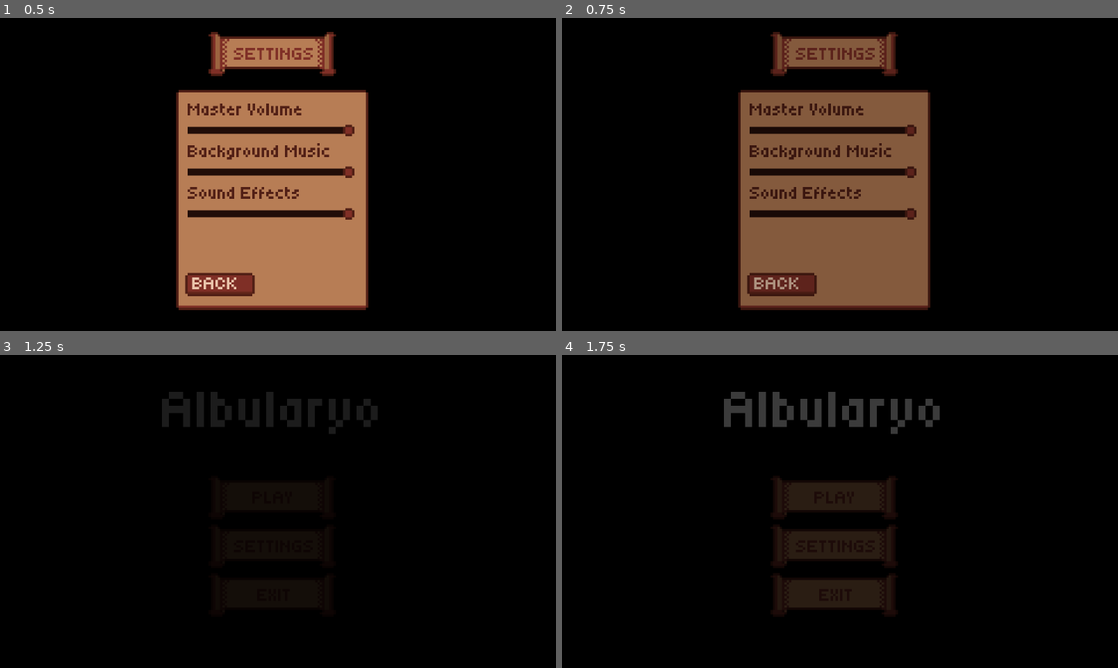
Above: before the commit, frames 1-4 (two rows, left to right).
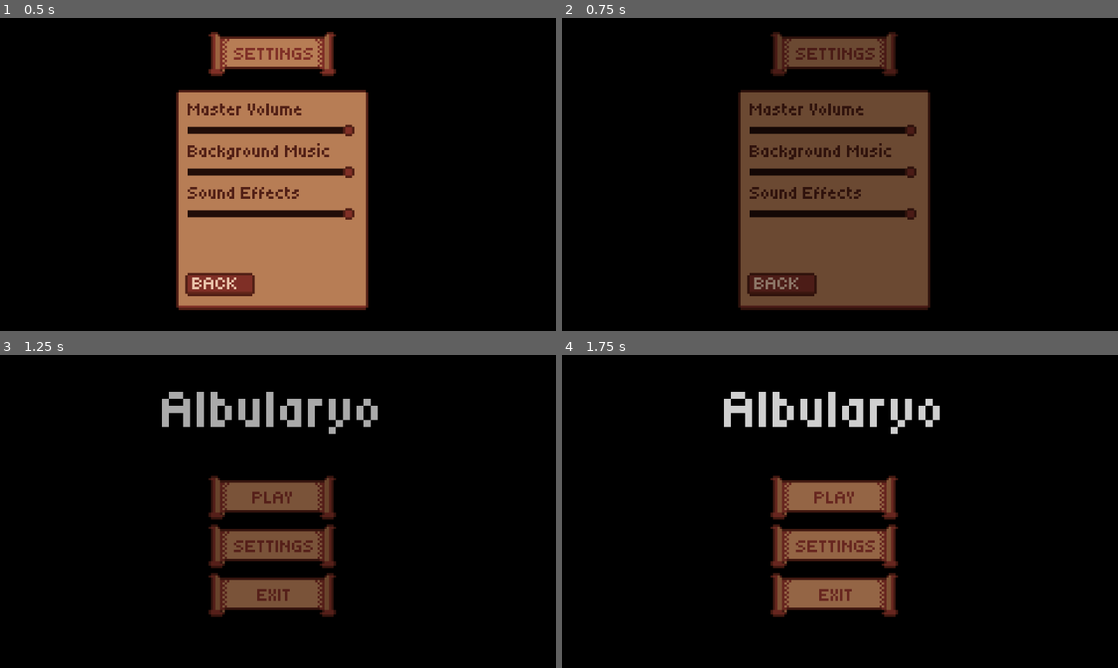
Above: after the commit, the same moments.

Repository: HansSorongon/albularyo_gamedes
Game: Godot game, scene res://scenes/main/settings.tscn
The game is run twice, just before and just after one commit, with the same random seed, the same clock (stepped at 60 frames per second) and the same inputs. This scene is started directly instead of the project's main scene.
Inputs (mouse positions are in pixels of both pictures, inside the frame that each line leads up to):
- Up to frame 1 (0.5 s): no input
- Up to frame 2 (0.75 s): tap Enter at 0.5 s; drag from (784, 284) to (895, 105) at 0.52 s
- Up to frame 3 (1.25 s): no input
- Up to frame 4 (1.75 s): drag from (834, 498) to (812, 574) at 1.27 s

Frame 1 is identical in both runs. In frame 2, 20% of the frame differs, in the area x 32-66%, y 6-92%; in frame 3, 9.2%; in frame 4, 9.2%.

Commit message:
fix: minor bugfixes

Diff:
--- a/project.godot
+++ b/project.godot
@@ -11,7 +11,7 @@
 [application]
 
 config/name="Albularyo"
-run/main_scene="uid://lpw0hc116s01"
+run/main_scene="uid://cvhtpwumormog"
 config/features=PackedStringArray("4.5", "Forward Plus")
 config/icon="res://icon.svg"
 
--- /dev/null
+++ b/scenes/main/clouds.gdshader
@@ -0,0 +1,57 @@
+shader_type canvas_item;
+
+uniform vec4 cloud_color : source_color = vec4(1.0, 1.0, 1.0, 0.8);
+uniform vec4 sky_color : source_color = vec4(0.4, 0.6, 0.9, 1.0);
+uniform float speed : hint_range(0.0, 0.2) = 0.02;
+uniform float scale : hint_range(1.0, 20.0) = 4.0; // Lower = bigger clouds
+uniform float pixel_size : hint_range(0.005, 0.1) = 0.025; // Bigger pixels = less grainy pixel art
+uniform float edge_border : hint_range(0.0, 0.3) = 0.12; // Extends sampling to avoid cut-off edges
+
+// Improved value noise (same as original but cleaner)
+float random(vec2 uv) {
+    return fract(sin(dot(uv, vec2(12.9898, 78.233))) * 43758.5453);
+}
+
+float noise(vec2 uv) {
+    vec2 i = floor(uv);
+    vec2 f = fract(uv);
+    float a = random(i);
+    float b = random(i + vec2(1.0, 0.0));
+    float c = random(i + vec2(0.0, 1.0));
+    float d = random(i + vec2(1.0, 1.0));
+    vec2 u = f * f * (3.0 - 2.0 * f); // Smooth hermite interpolation
+    return mix(a, b, u.x) + (c - a) * u.y * (1.0 - u.x) + (d - b) * u.x * u.y;
+}
+
+// Fewer octaves = less grain, blockier pixel art clouds
+float fbm(vec2 uv) {
+    float value = 0.0;
+    float amplitude = 0.5;
+    value += amplitude * noise(uv); uv *= 2.0; amplitude *= 0.5;
+    value += amplitude * noise(uv); uv *= 2.0; amplitude *= 0.5; // Only 2 octaves
+    // value += amplitude * noise(uv); // Uncomment for subtle detail
+    return value;
+}
+
+void fragment() {
+    // Extend UV beyond 0-1 to spill clouds over Rect edges (no straight cut-offs!)
+    vec2 extended_uv = UV * (1.0 + edge_border * 2.0) - edge_border;
+
+    // Pixelate to grid (use round() for perfectly centered pixels)
+    vec2 pixelated_uv = round(extended_uv / pixel_size) * pixel_size;
+
+    // Scroll & scale for clouds
+    vec2 uv = pixelated_uv * scale;
+    uv.x += TIME * speed;
+
+    // Generate puffy cloud pattern (pow for sharper bottoms, classic cloud shape)
+    float density = fbm(uv * 0.8) * 0.6 + fbm(uv * 0.4) * 0.4; // Multi-layer for puffiness
+    float cloud_pattern = pow(density, 1.2); // Sharper, more defined clouds
+
+    // Sharp threshold for pixel art hard edges (adjust 0.35 for more/less clouds)
+    float cloud_mask = step(0.35, cloud_pattern);
+
+    // Mix with subtle gradient in clouds for depth
+    vec4 cloud_layer = mix(cloud_color * 0.85, cloud_color, cloud_mask);
+    COLOR = mix(sky_color, cloud_layer, cloud_mask);
+}
--- a/scenes/main/main_loop.gd
+++ b/scenes/main/main_loop.gd
@@ -32,8 +32,8 @@
 	if event is InputEventKey and event.pressed:
 		if event.keycode == KEY_Q:
 			get_tree().quit()
-		if event.keycode == KEY_R:
-			spawn_patient()
+		#if event.keycode == KEY_R:
+			#spawn_patient()
 
 func spawn_patient():
 	if current_patient:
@@ -57,7 +57,12 @@
 			sfx_gold.play()
 
 			var money_earned = int(min(potencies[symptom], 100))
-			var reputation_earned = min(potencies[symptom], 100) / 3
+
+			var reputation_earned = 0.0
+			if potencies[symptom] >= 50.0:
+				reputation_earned = 10
+				reputation_earned += (potencies[symptom] - 50.0) / 5
+
 			day_earnings += money_earned
 			day_reputation += reputation_earned
 
@@ -65,9 +70,16 @@
 			total_reputation_earned += reputation_earned
 
 		else:
+			total_reputation_earned -= 10.0
 			day_reputation -= 10.0
 
-	MessageManager.show_message("+" + str(total_money_earned) + " P")
+	#MessageManager.show_message("+" + str(total_money_earned) + " P")
+	var msg = ""
+	if total_reputation_earned >= 0.0:
+		msg += "+"
+	msg += str(int(total_reputation_earned)) + " Rep"
+
+	MessageManager.show_message(msg)
 	current_patient.get_node("PatientPathFollow/Patient").npc_leave()
 	$ChecklistControl.clear_checkboxes()
 	$RedCandles.hide_flames()
--- a/scenes/main/main_loop.tscn
+++ b/scenes/main/main_loop.tscn
@@ -1,9 +1,9 @@
-[gd_scene load_steps=36 format=3 uid="uid://cvhtpwumormog"]
+[gd_scene load_steps=38 format=3 uid="uid://cvhtpwumormog"]
 
 [ext_resource type="Texture2D" uid="uid://cpv3v0018eft" path="res://assets/background/game_background.png" id="1_l1b4v"]
 [ext_resource type="Script" uid="uid://dkt7ee5n3gh3e" path="res://scenes/main/main_loop.gd" id="1_olyg1"]
-[ext_resource type="Texture2D" uid="uid://cmssfptn6xb3j" path="res://assets/background/npc_background.png" id="2_xfve2"]
 [ext_resource type="PackedScene" uid="uid://6jc4y545usrx" path="res://scenes/main/workstation.tscn" id="6_isaxb"]
+[ext_resource type="Texture2D" uid="uid://csy3b3px2fmmo" path="res://assets/background/npc_background_nc.png" id="9_22fp7"]
 [ext_resource type="AudioStream" uid="uid://d12d74oyw802i" path="res://assets/audio/bgm.mp3" id="15_m757o"]
 [ext_resource type="PackedScene" uid="uid://bkixi8ye30e3" path="res://scenes/main/book_toggle.tscn" id="17_eexwu"]
 [ext_resource type="Shader" uid="uid://87k5bptnb1d8" path="res://scenes/main/night_shader.gdshader" id="18_isaxb"]
@@ -13,6 +13,7 @@
 [ext_resource type="Texture2D" uid="uid://chw76k6sft5nm" path="res://assets/workstation/bowl.png" id="20_r5fat"]
 [ext_resource type="Texture2D" uid="uid://wjlyw6tyblxi" path="res://assets/workstation/tawas.png" id="21_wh6i2"]
 [ext_resource type="Texture2D" uid="uid://cp1pcuo3v2c4b" path="res://assets/workstation/flame.png" id="22_1v0k2"]
+[ext_resource type="Shader" uid="uid://dv8n5l2t6vrtg" path="res://scenes/main/clouds.gdshader" id="22_22fp7"]
 [ext_resource type="PackedScene" uid="uid://cfxd1fnbvxnxb" path="res://scenes/main/red_candles.tscn" id="25_wh6i2"]
 [ext_resource type="Texture2D" uid="uid://c3uqkhmcsly4y" path="res://assets/workstation/paper.png" id="25_xtyir"]
 [ext_resource type="AudioStream" uid="uid://bjq1kh6ic3xsu" path="res://assets/audio/crickets.mp3" id="27_diimi"]
@@ -171,6 +172,15 @@
 color_initial_ramp = SubResource("GradientTexture1D_r5fat")
 alpha_curve = SubResource("CurveTexture_22fp7")
 
+[sub_resource type="ShaderMaterial" id="ShaderMaterial_1v0k2"]
+shader = ExtResource("22_22fp7")
+shader_parameter/cloud_color = Color(0.8, 0.5411765, 0.3764706, 1)
+shader_parameter/sky_color = Color(0.396, 0.5975999, 0.9, 0)
+shader_parameter/speed = 0.010000000475
+shader_parameter/scale = 6.0000002375
+shader_parameter/pixel_size = 0.03300000121824
+shader_parameter/edge_border = 0.30000001192093
+
 [sub_resource type="ShaderMaterial" id="ShaderMaterial_eexwu"]
 shader = ExtResource("18_isaxb")
 shader_parameter/progress = 0.0
@@ -218,11 +228,20 @@
 preprocess = 0.5
 process_material = SubResource("ParticleProcessMaterial_eexwu")
 
+[node name="Clouds" type="ColorRect" parent="."]
+z_index = -29
+z_as_relative = false
+material = SubResource("ShaderMaterial_1v0k2")
+offset_left = 1.0
+offset_top = -15.0
+offset_right = 64.0
+offset_bottom = 23.0
+
 [node name="NpcBackground" type="Sprite2D" parent="."]
 z_index = -30
 material = SubResource("ShaderMaterial_eexwu")
 position = Vector2(1, 1)
-texture = ExtResource("2_xfve2")
+texture = ExtResource("9_22fp7")
 centered = false
 
 [node name="BackgroundMusic" type="AudioStreamPlayer" parent="."]
--- a/scenes/main/main_menu.tscn
+++ b/scenes/main/main_menu.tscn
@@ -6,6 +6,7 @@
 [ext_resource type="Script" uid="uid://dd7wfa5oo6g65" path="res://scenes/ui/play_button.gd" id="3_byqcc"]
 [ext_resource type="Script" uid="uid://dcwm5s5yq3ahi" path="res://scenes/ui/settings_button.gd" id="4_hiibk"]
 [ext_resource type="Script" uid="uid://bb5tqpds1fjcg" path="res://scenes/ui/exit_button.gd" id="5_swlpu"]
+[ext_resource type="AudioStream" uid="uid://qn8bp0o5rht8" path="res://assets/audio/page_flip_back.ogg" id="8_75pso"]
 [ext_resource type="AudioStream" uid="uid://bms7eykr1clb7" path="res://assets/audio/death_bell.wav" id="8_bxtry"]
 
 [node name="MainMenu" type="Node2D"]
@@ -53,4 +54,9 @@
 stream = ExtResource("8_bxtry")
 bus = &"Sfx"
 
+[node name="SfxScroll" type="AudioStreamPlayer2D" parent="."]
+stream = ExtResource("8_75pso")
+pitch_scale = 0.72
+bus = &"Sfx"
+
 [connection signal="mouse_entered" from="ExitButton" to="ExitButton" method="_on_mouse_entered"]
--- a/scenes/main/patient.gd
+++ b/scenes/main/patient.gd
@@ -2,7 +2,7 @@
 
 var dialogue_symptoms: Dictionary = {
 	"chest_pain": ["My chest feels tight.", "It hurts when I breathe deeply.", "I feel heaviness on my chest."],
-	"cough": ["My cough keeps coming back.", "My cough gets worse at night.", "I've been coughing for a month now."],
+	"cough": ["My cough keeps coming back.", "My cough gets worse at night.", "I've been coughing for a month."],
 	"sore_throat": ["It's painful when I swallow.", "My throat is hoarse.", "It's hard to speak."],
 	"headache": ["My head hurts when I wake up.", "My head is throbbing.", "It feels like the world is spinning."]
 }
--- a/scenes/main/red_candles.tscn
+++ b/scenes/main/red_candles.tscn
@@ -116,7 +116,7 @@
 shader_parameter/thresh_f4 = 0.7
 
 [sub_resource type="RectangleShape2D" id="RectangleShape2D_6h35h"]
-size = Vector2(16, 44.75)
+size = Vector2(16, 38.375)
 
 [sub_resource type="ShaderMaterial" id="ShaderMaterial_kgr6p"]
 shader = SubResource("Shader_qryyp")
@@ -230,7 +230,7 @@
 [node name="Area2D" type="Area2D" parent="RedCandle"]
 
 [node name="CollisionShape2D" type="CollisionShape2D" parent="RedCandle/Area2D"]
-position = Vector2(8, -6)
+position = Vector2(8, -3)
 shape = SubResource("RectangleShape2D_6h35h")
 
 [node name="RedCandle2" type="Sprite2D" parent="."]
@@ -278,7 +278,7 @@
 [node name="Area2D" type="Area2D" parent="RedCandle3"]
 
 [node name="CollisionShape2D" type="CollisionShape2D" parent="RedCandle3/Area2D"]
-position = Vector2(8, 12)
+position = Vector2(8, 15.1875)
 shape = SubResource("RectangleShape2D_6h35h")
 
 [node name="RedCandle4" type="Sprite2D" parent="."]
@@ -302,7 +302,7 @@
 [node name="Area2D" type="Area2D" parent="RedCandle4"]
 
 [node name="CollisionShape2D" type="CollisionShape2D" parent="RedCandle4/Area2D"]
-position = Vector2(8, 15)
+position = Vector2(8, 16)
 shape = SubResource("RectangleShape2D_6h35h")
 
 [node name="RedCandle5" type="Sprite2D" parent="."]
@@ -326,7 +326,7 @@
 [node name="Area2D" type="Area2D" parent="RedCandle5"]
 
 [node name="CollisionShape2D" type="CollisionShape2D" parent="RedCandle5/Area2D"]
-position = Vector2(8, 19.375)
+position = Vector2(8, 22)
 shape = SubResource("RectangleShape2D_6h35h")
 
 [node name="SfxFeedback" type="AudioStreamPlayer" parent="."]
--- a/scenes/main/settings.tscn
+++ b/scenes/main/settings.tscn
@@ -1,10 +1,11 @@
-[gd_scene load_steps=6 format=3 uid="uid://6fbtcn02cg7e"]
+[gd_scene load_steps=7 format=3 uid="uid://6fbtcn02cg7e"]
 
 [ext_resource type="PackedScene" uid="uid://cu02khkp6ayey" path="res://scenes/ui/menu_button.tscn" id="1_p7dqi"]
 [ext_resource type="Texture2D" uid="uid://c4b4pjpwy4r8" path="res://assets/ui/menu_background.png" id="2_i54ep"]
 [ext_resource type="FontFile" uid="uid://b5bptjjfvw3i2" path="res://assets/ui/dialogue/tiny5.ttf" id="3_oivgi"]
 [ext_resource type="PackedScene" uid="uid://bfp8wpjxyijko" path="res://scenes/ui/slider.tscn" id="4_i54ep"]
 [ext_resource type="PackedScene" uid="uid://rrkendp20mls" path="res://scenes/ui/ui_button.tscn" id="5_oivgi"]
+[ext_resource type="AudioStream" uid="uid://8n5d5fw42yrr" path="res://assets/audio/click_3.ogg" id="6_vswal"]
 
 [node name="Settings" type="Node2D"]
 
@@ -90,3 +91,8 @@
 offset_top = 79.0
 offset_right = 26.0
 offset_bottom = 89.0
+
+[node name="SfxClick" type="AudioStreamPlayer2D" parent="SettingsContainer"]
+stream = ExtResource("6_vswal")
+pitch_scale = 0.7
+bus = &"Sfx"
--- a/scenes/ui/settings_button.gd
+++ b/scenes/ui/settings_button.gd
@@ -1,5 +1,6 @@
 extends MarginContainer
 
+@onready var sfx_scroll: AudioStreamPlayer2D = $"../SfxScroll"
 var tween: Tween
 
 func _ready():
@@ -28,4 +29,5 @@
 
 func _gui_input(event: InputEvent) -> void:
 	if event.is_action_pressed("click"):
-		TransitionScript.fade_to_scene_path("res://scenes/main/settings.tscn")
+		sfx_scroll.play()
+		TransitionScript.fade_to_scene_path("res://scenes/main/settings.tscn", 0.4)
--- a/scenes/ui/ui_button.gd
+++ b/scenes/ui/ui_button.gd
@@ -1,6 +1,6 @@
 extends MarginContainer
 
-@onready var sfx_play: AudioStreamPlayer2D = $"../SfxPlay"
+@onready var sfx_click: AudioStreamPlayer2D = $"../SfxClick"
 
 var tween: Tween
 
@@ -30,4 +30,5 @@
 
 func _gui_input(event: InputEvent) -> void:
 	if event.is_action_pressed("click"):
-		TransitionScript.fade_to_scene_path("res://scenes/main/main_menu.tscn")
+		sfx_click.play()
+		TransitionScript.fade_to_scene_path("res://scenes/main/main_menu.tscn", 0.4)
--- a/scenes/ui/volume_slider.gd
+++ b/scenes/ui/volume_slider.gd
@@ -11,7 +11,6 @@
 	value = db_to_linear(AudioServer.get_bus_volume_db(bus_index))
 
 func _on_value_changed(new_value: float):  # Add the parameter!
-	print("changing to: ", new_value)
 	AudioServer.set_bus_volume_db(
 		bus_index,
 		linear_to_db(new_value)
Binary file added: assets/background/npc_background_nc.png
Not shown, added: assets/background/npc_background_nc.png.import
Not shown, added: scenes/main/clouds.gdshader.uid
Not shown: 1 places in scenes/main/main_menu.tscn that only renumber resources
